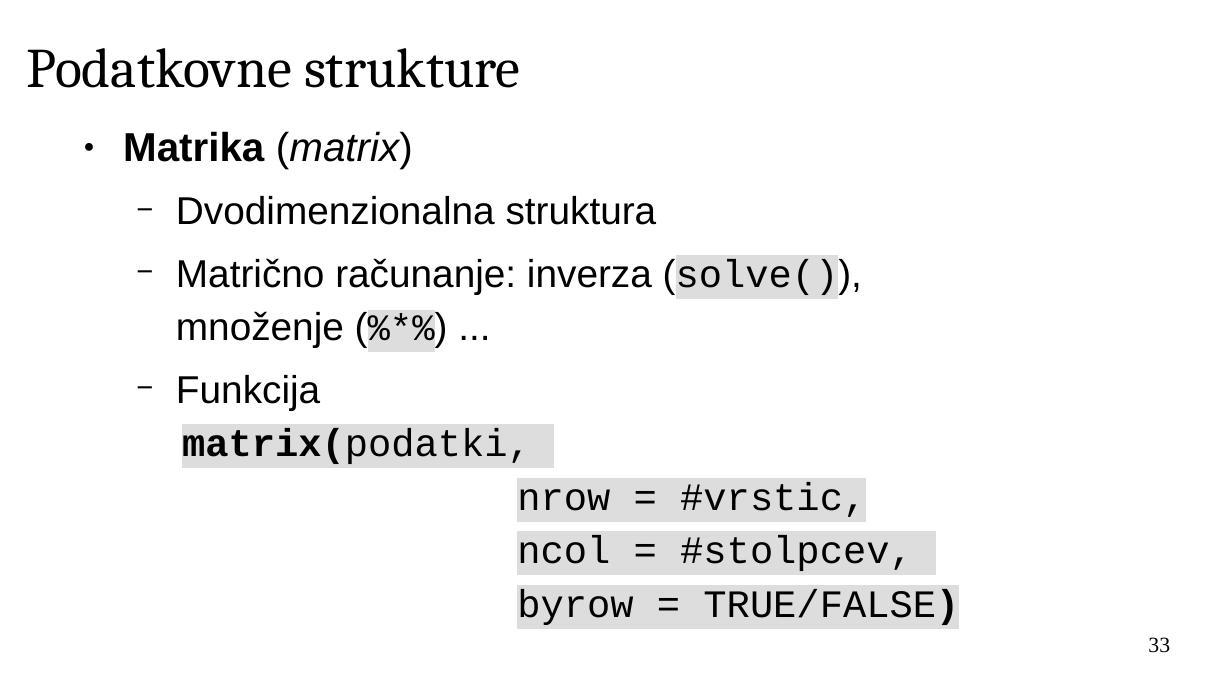
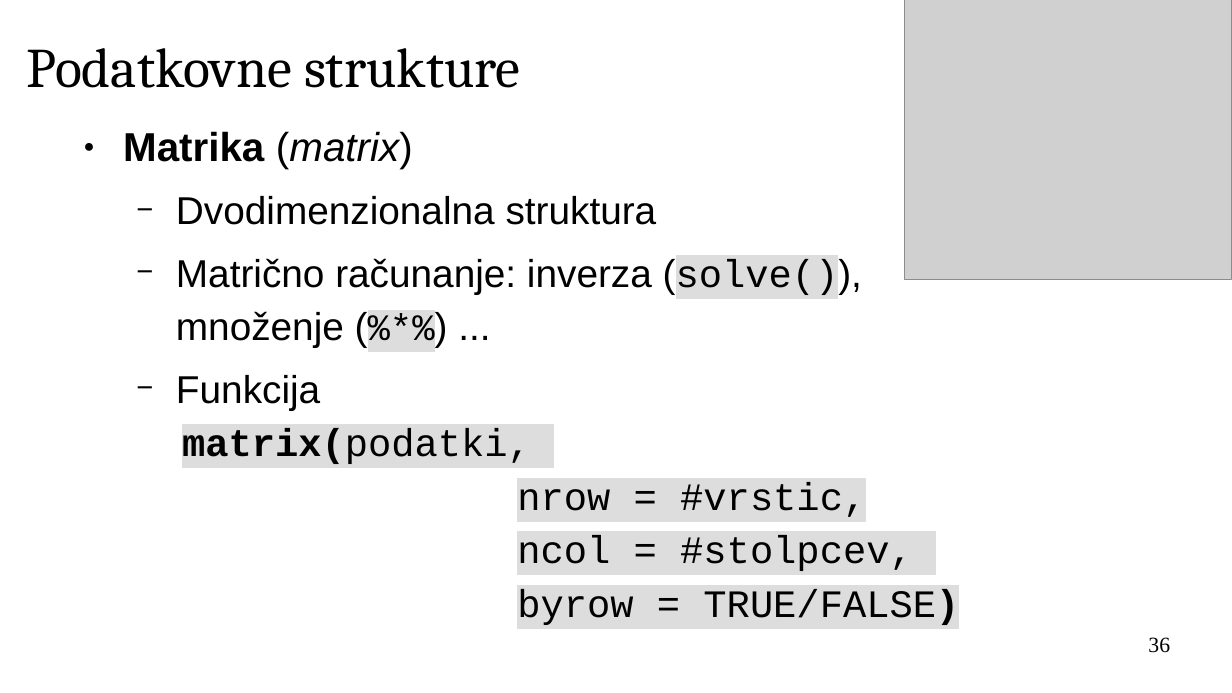
Before and after one commit to janaobsteter/R_tecaj, a slide deck: slide 36 of ModulA/IT_Rtecaj_ModulA.odp (slide 33 before the commit). Drawn at 1232x693 pixels with LibreOffice and Linux fonts; fonts in the diff are those of the drawing; grey boxes stand for pictures; background and template pictures are left out. Boxes give left, top, right and bottom in pixels: in the first picture for what was removed or moved away, otherwise in the second. Text is boxed around its words. In the diff, an @@ line names an element or a change of style, - is before the commit and + after.

```diff
--- a/ModulA/IT_Rtecaj_ModulA.odp
+++ b/ModulA/IT_Rtecaj_ModulA.odp
@@ picture added at bbox=[904, 0, 1232, 279] @@
@@ page number at bbox=[1148, 637, 1170, 653]: text changed @@
-33
+36
```
Also in this commit, not shown: 5 other slides changed, 3 slides added, 3 other files.
